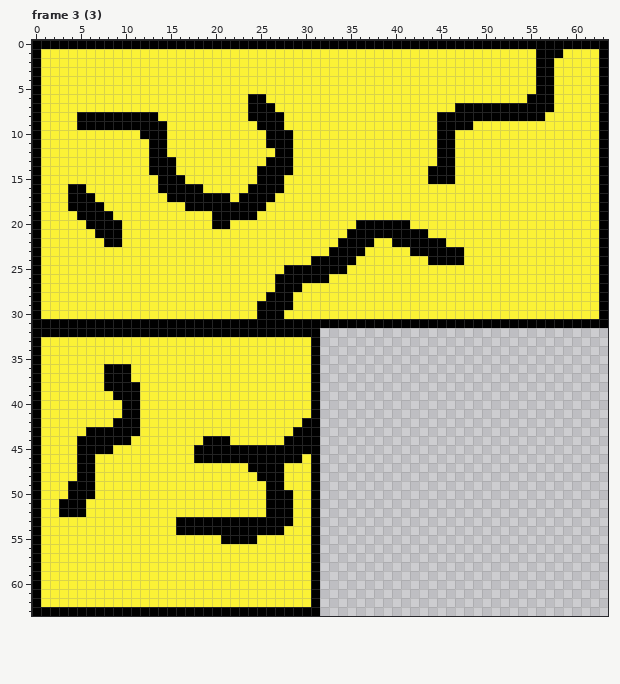
Pixel-art file, stored at Assets/textures/block/yellowBlock.aseprite. That is the earlier state.
64x64 pixels, 5 frames. Shown: frame 3 (3). The commit also changed other frames, which this record leaves out.
After:
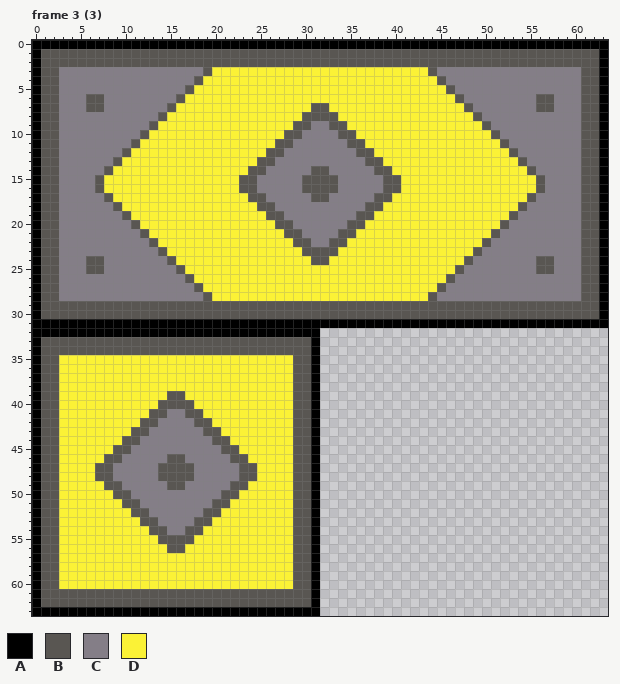
Palette (. is transparent): A #000000  B #595652  C #847e87  D #fbf236
Changes in this commit:
Changed rows in their new state; - is an unchanged pixel.
Frame 3 (3):
first column x 1:
 1 BBBBBBBBBBBBBBBBBBBBBBBBBBBBBBBBBBBBBBBBBBBBBBBBBBBBBBBBBBBBBB
 2 BBBBBBBBBBBBBBBBBBBBBBBBBBBBBBBBBBBBBBBBBBBBBBBBBBBBBBBBBBBBBB
 3 BBCCCCCCCCCCCCCCCCB------------------------BCCCCCCCCCCCCCCCCBB
 4 BBCCCCCCCCCCCCCCCB--------------------------BCCCCCCCCCCCCCCCBB
 5 BBCCCCCCCCCCCCCCB----------------------------BCCCCCCCCCCCCCCBB
 6 BBCCCBBCCCCCCCCB-------DD---------------------BCCCCCCCCBBCCCBB
 7 BBCCCBBCCCCCCCB--------DDD----BB--------------DBCCCCCCCBBCCCBB
 8 BBCCCCCCCCCCCB---------DDDD--BBBB-----------DDDDBCCCCCCCCCCCBB
 9 BBCCCCCCCCCCBD----------DDD-BBCCBB----------DDDD-BCCCCCCCCCCBB
10 BBCCCCCCCCCBDD-----------DDBBCCCCBB---------DD----BCCCCCCCCCBB
11 BBCCCCCCCCB-DD-----------DBBCCCCCCBB--------DD-----BCCCCCCCCBB
12 BBCCCCCCCB--DD-----------BBCCCCCCCCBB-------DD------BCCCCCCCBB
13 BBCCCCCCB---DDD---------BBCCCCCCCCCCBB------DD-------BCCCCCCBB
14 BBCCCCCB----DDD--------BBCCCCCBBCCCCCBB----DDD--------BCCCCCBB
15 BBCCCCB------DDD------BBCCCCCBBBBCCCCCBB---DDD---------BCCCCBB
16 BBCCCCB------DDDDD----BBCCCCCBBBBCCCCCBB---------------BCCCCBB
17 BBCCCCCB------DDDDDDD-DBBCCCCCBBCCCCCBB---------------BCCCCCBB
18 BBCCCCCCB-------DDDDDDDDBBCCCCCCCCCCBB---------------BCCCCCCBB
19 BBCCCCCCCB---------DDDDD-BBCCCCCCCCBB---------------BCCCCCCCBB
20 BBCCCCCCCCB--------DD-----BBCCCCCCBBDDDDD----------BCCCCCCCCBB
21 BBCCCCCCCCCB---------------BBCCCCBBDDDDDDDD-------BCCCCCCCCCBB
22 BBCCCCCCCCCCB---------------BBCCBBDDD--DDDDDD----BCCCCCCCCCCBB
23 BBCCCCCCCCCCCB---------------BBBBDDD-----DDDDDD-BCCCCCCCCCCCBB
24 BBCCCBBCCCCCCCB---------------BBDDD--------DDDDBCCCCCCCBBCCCBB
25 BBCCCBBCCCCCCCCB-----------DDDDDDD------------BCCCCCCCCBBCCCBB
26 BBCCCCCCCCCCCCCCB---------DDDDDD-------------BCCCCCCCCCCCCCCBB
27 BBCCCCCCCCCCCCCCCB--------DDD---------------BCCCCCCCCCCCCCCCBB
28 BBCCCCCCCCCCCCCCCCB------DDD---------------BCCCCCCCCCCCCCCCCBB
29 BBBBBBBBBBBBBBBBBBBBBBBBBBBBBBBBBBBBBBBBBBBBBBBBBBBBBBBBBBBBBB
30 BBBBBBBBBBBBBBBBBBBBBBBBBBBBBBBBBBBBBBBBBBBBBBBBBBBBBBBBBBBBBB
33 BBBBBBBBBBBBBBBBBBBBBBBBBBBBBB--------------------------------
34 BBBBBBBBBBBBBBBBBBBBBBBBBBBBBB--------------------------------
35 BB--------------------------BB--------------------------------
36 BB-----DDD------------------BB--------------------------------
37 BB-----DDD------------------BB--------------------------------
38 BB-----DDDD-----------------BB--------------------------------
39 BB------DDD---BB------------BB--------------------------------
40 BB-------DD--BBBB-----------BB--------------------------------
41 BB-------DD-BBCCBB----------BB--------------------------------
42 BB------DDDBBCCCCBB---------BB--------------------------------
43 BB---DDDDDBBCCCCCCBB--------BB--------------------------------
44 BB--DDDDDBBCCCCCCCCBB------DBB--------------------------------
45 BB--DDDDBBCCCCCCCCCCBBDDDDDDBB--------------------------------
46 BB--DD-BBCCCCCBBCCCCCBBDDDDDBB--------------------------------
47 BB--DDBBCCCCCBBBBCCCCCBBDDD-BB--------------------------------
48 BB--DDBBCCCCCBBBBCCCCCBBDDD-BB--------------------------------
49 BB-DDD-BBCCCCCBBCCCCCBB--DD-BB--------------------------------
50 BB-DDD--BBCCCCCCCCCCBB---DDDBB--------------------------------
51 BBDDD----BBCCCCCCCCBB----DDDBB--------------------------------
52 BBDDD-----BBCCCCCCBB-----DDDBB--------------------------------
53 BB---------BBCCCCBBDDDDDDDDDBB--------------------------------
54 BB----------BBCCBBDDDDDDDDD-BB--------------------------------
55 BB-----------BBBB---DDDD----BB--------------------------------
56 BB------------BB------------BB--------------------------------
57 BB--------------------------BB--------------------------------
58 BB--------------------------BB--------------------------------
59 BB--------------------------BB--------------------------------
60 BB--------------------------BB--------------------------------
61 BBBBBBBBBBBBBBBBBBBBBBBBBBBBBB--------------------------------
62 BBBBBBBBBBBBBBBBBBBBBBBBBBBBBB--------------------------------
